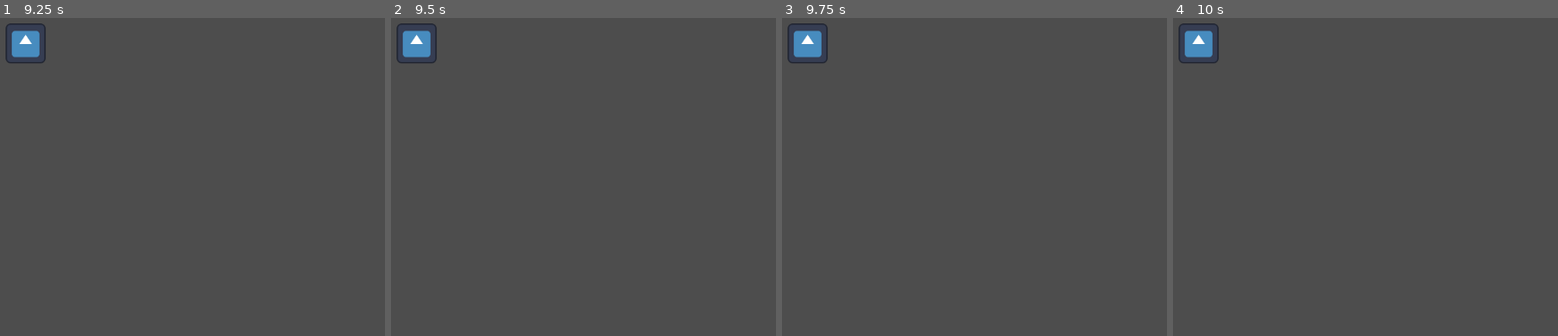
Above: before the commit, frames 1-4 (left to right).
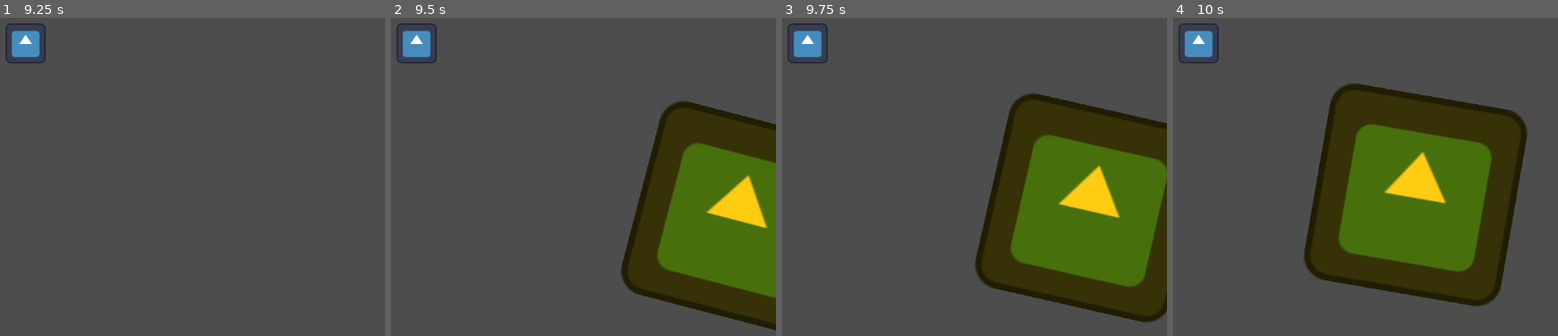
Above: after the commit, the same moments.

Repository: MANM-ANMM/jam_orage_o_rage
Game: Godot game, scene res://scene/main.tscn
The game is run twice, just before and just after one commit, with the same random seed, the same clock (stepped at 60 frames per second) and the same inputs. The engine's default icon, where the game draws it, is replaced by a stand-in: a white triangle on a blue panel in a dark square.
Inputs (mouse positions are in pixels of both pictures, inside the frame that each line leads up to):
- Up to frame 1 (9.25 s): tap Enter (ui_accept) at 0.5, 0.77, 1.25, 1.52, 2, 2.75, 3.02, 3.5, 3.77, 4.25, 4.52, 6.02, 6.77, 7.52, 9.02 s; move the mouse to (184, 180) at 0.52 s; hold Right (move_right) 0.53-1.28 s; move the mouse to (outside the picture) at 1.27 s; hold Left (move_left) 1.28-2.03 s; move the mouse to (96, 110) at 2.02 s; hold Right (move_right) 2.03-3.53 s; move the mouse to (outside the picture) at 2.77 s; move the mouse to (242, 259) at 3.52 s; hold Left (move_left) 3.53-5.78 s; move the mouse to (outside the picture) at 4.27 s; move the mouse to (61, 199) at 5.02 s; move the mouse to (outside the picture) at 5.77 s; hold Right (move_right) 5.78-8.03 s; move the mouse to (184, 180) at 6.52 s; move the mouse to (outside the picture) at 7.27 s; move the mouse to (96, 110) at 8.02 s; hold Left (move_left) from 8.03 s (still down); move the mouse to (outside the picture) at 8.77 s
- Up to frame 2 (9.5 s): keep holding Left (move_left)
- Up to frame 3 (9.75 s): move the mouse to (1024, 259) at 9.52 s; release Left (move_left) at 9.53 s; hold Right (move_right) from 9.53 s (still down)
- Up to frame 4 (10 s): keep holding Right (move_right); tap Enter (ui_accept) at 9.77 s

Frame 1 is identical in both runs. In frame 2, 23% of the frame differs, in the area x 59-100%, y 25-99%; in frame 3, 29%; in frame 4, 32%, in the area x 33-93%, y 20-91%.

Commit message:
chantier et batiments static_body

Diff:
--- a/scene/main.tscn
+++ b/scene/main.tscn
@@ -36,3 +36,6 @@
 
 [node name="AdeptePoseChantier" parent="Planete/personnages" instance=ExtResource("7_xuc5i")]
 position = Vector2(281, -776)
+
+[node name="AdeptePoseChantier2" parent="Planete/personnages" instance=ExtResource("7_xuc5i")]
+position = Vector2(250, -789)
--- a/scene/personnages/adeptes/adepte_pose_chantier.tscn
+++ b/scene/personnages/adeptes/adepte_pose_chantier.tscn
@@ -13,4 +13,5 @@
 debug_color = Color(0, 0.835294, 0.803922, 0.807843)
 
 [node name="PoseChantier" parent="." index="1" instance=ExtResource("2_26eel")]
+position = Vector2(0, 10)
 chantier = ExtResource("3_o4u12")
--- a/scene/personnages/constructeur.tscn
+++ b/scene/personnages/constructeur.tscn
@@ -9,6 +9,6 @@
 
 [node name="Timer" type="Timer" parent="."]
 
-[connection signal="area_entered" from="." to="." method="_on_area_entered"]
-[connection signal="area_exited" from="." to="." method="_on_area_exited"]
+[connection signal="body_entered" from="." to="." method="_on_body_entered"]
+[connection signal="body_exited" from="." to="." method="_on_body_exited"]
 [connection signal="timeout" from="Timer" to="." method="_on_timer_timeout"]
--- a/script/chantier.gd
+++ b/script/chantier.gd
@@ -1,4 +1,4 @@
-extends Area2D
+extends StaticBody2D
 
 class_name Chantier
 
--- a/script/constructeur.gd
+++ b/script/constructeur.gd
@@ -4,14 +4,14 @@
 @onready var timer := $Timer
 @export var peuple : Types.Peuple
 
-func _on_area_entered(area):
-	if area.peuple != peuple:
+func _on_body_entered(body):
+	if body.peuple != peuple:
 		return
-	chantier_ref = weakref(area)
+	chantier_ref = weakref(body)
 	timer.start()
 
-func _on_area_exited(area):
-	if area.peuple != peuple:
+func _on_body_exited(body):
+	if body.peuple != peuple:
 		return
 	chantier_ref = null
 	timer.stop()
